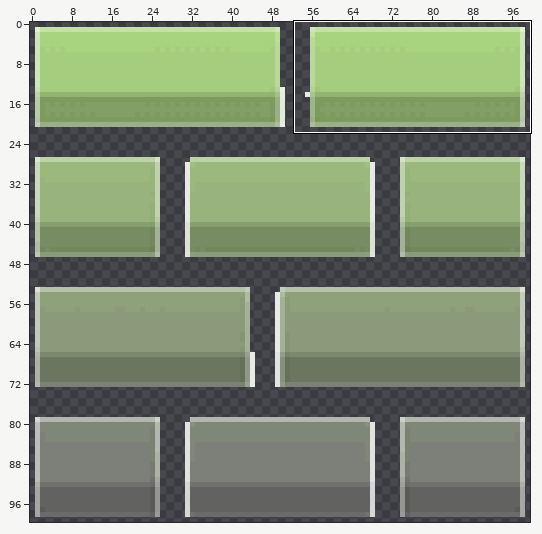
A sprite sheet gets an edit: images/icon_wall_defend.png. The first picture is a wide view before the edit; the outline marks the close-up.
Close-up. First the earlier version:
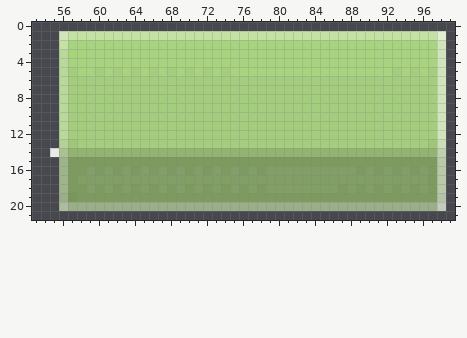
The file is 100x100 pixels. Colours within 5 levels of each other are drawn and written as one. Shown: x 53..99, y 0..21. The commit also changed other parts of the picture, which this record leaves out.
The same view after the edit:
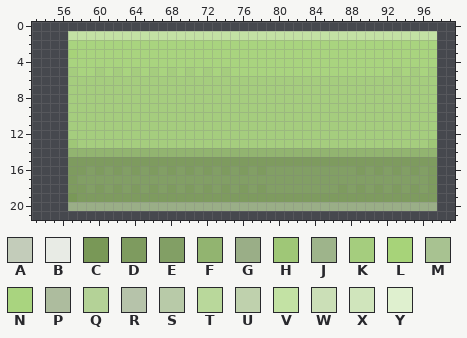
Palette (. is transparent): A #c3ccba  B #e8ebe5  C #799857  D #7e9b5f  E #829f65  F #92b470  G #9aae87  H #9fc777  J #9eb48b  K #a5cd7e  L #a7d379  M #a8c291  N #a9d47f  P #adbc9e  Q #b4d297  R #b6c3aa  S #b8caa8  T #b9d89b  U #bfd1ad  V #c3e2a4  W #cbdfb7  X #d0e5bc  Y #dff0cf
Diff:
@@ x 53..99 @@
  0 ...............................................
- 1 ...XVVVVVVVVVVVVVVVVVVVVVVVVVVVVVVVVVVVVVVVVVY.
- 2 ...VNNNNNNNNNNNNNNNNNNNNNNNNNNNNNNNNNNNNNNNNNX.
- 3 ...TLNNNNNNNNNNNNNNNNNNNNNNNNNNNNNNNNNNNNNNNNX.
- 4 ...TNNNNNNNNNNNNNNNNNNNNNNNNNNNNNNNNNNNNNNNNNX.
- 5 ...TKNNKNKNKNKNKNKNKNKNNNNNNNNNNNNNNNNNNKNKNKX.
- 6 ...TKKKKKKKKKKKKKKKKKKKKKKKKKKKKKKKKKKKKKKKKKX.
- 7 ...TKKKKKKKKKKKKKKKKKKKKKKKKKKKKKKKKKKKKKKKKKX.
- 8 ...TKKKKKKKKKKKKKKKKKKKKKKKKKKKKKKKKKKKKKKKKKX.
- 9 ...TKKKKKKKKKKKKKKKKKKKKKKKKKKKKKKKKKKKKKKKKKX.
-10 ...TKKKKKKKKKKKKKKKKKKKKKKKKKKKKKKKKKKKKKKKKKX.
-11 ...TKKKKKKKKKKKKKKKKKKKKKKKKKKKKKKKKKKKKKKKKKX.
-12 ...TKKKKKKKKKKKKKKKKKKKKKKKKKKKKKKKKKKKKKKKKKX.
-13 ...QHKKKKKKKKKKKKKKKKKKKKKKKKKKKKKKKKKKKKKKKHW.
-14 ..BMFFFFFFFFFFFFFFFFFFFFFFFFFFFFFFFFFFFFFFFFFU.
-15 ...JDDDDDDDDDDDDDDDDDDDDDDDDDDDDDDDDDDDDDDDDDS.
-16 ...JDDEDEDEDEDEDEDEDEDEDEDEEEEEEEEEEDEDEDEDEDS.
-17 ...JDEEEEEEEEEEEEEEEEEEEEEEEEEEEEEEEEEEEEEEEDS.
-18 ...JDDEDEDEDEDEDEDEDEDEDEDEEEEEEEEDEDEDEDEDEDS.
-19 ...GCDDDDDDDDDDDDDDDDDDDDDDDDDDDDDDDDDDDDDDDDR.
-20 ...PGGGGGGGGGGGGGGGGGGGGGGGGGGGGGGGGGGGGGGGGGA.
+ 1 ....VVVVVVVVVVVVVVVVVVVVVVVVVVVVVVVVVVVVVVVVV..
+ 2 ....NNNNNNNNNNNNNNNNNNNNNNNNNNNNNNNNNNNNNNNNN..
+ 3 ....LNNNNNNNNNNNNNNNNNNNNNNNNNNNNNNNNNNNNNNNN..
+ 4 ....NNNNNNNNNNNNNNNNNNNNNNNNNNNNNNNNNNNNNNNNN..
+ 5 ....KNNKNKNKNKNKNKNKNKNNNNNNNNNNNNNNNNNNKNKNK..
+ 6 ....KKKKKKKKKKKKKKKKKKKKKKKKKKKKKKKKKKKKKKKKK..
+ 7 ....KKKKKKKKKKKKKKKKKKKKKKKKKKKKKKKKKKKKKKKKK..
+ 8 ....KKKKKKKKKKKKKKKKKKKKKKKKKKKKKKKKKKKKKKKKK..
+ 9 ....KKKKKKKKKKKKKKKKKKKKKKKKKKKKKKKKKKKKKKKKK..
+10 ....KKKKKKKKKKKKKKKKKKKKKKKKKKKKKKKKKKKKKKKKK..
+11 ....KKKKKKKKKKKKKKKKKKKKKKKKKKKKKKKKKKKKKKKKK..
+12 ....KKKKKKKKKKKKKKKKKKKKKKKKKKKKKKKKKKKKKKKKK..
+13 ....HKKKKKKKKKKKKKKKKKKKKKKKKKKKKKKKKKKKKKKKH..
+14 ....FFFFFFFFFFFFFFFFFFFFFFFFFFFFFFFFFFFFFFFFF..
+15 ....DDDDDDDDDDDDDDDDDDDDDDDDDDDDDDDDDDDDDDDDD..
+16 ....DDEDEDEDEDEDEDEDEDEDEDEEEEEEEEEEDEDEDEDED..
+17 ....DEEEEEEEEEEEEEEEEEEEEEEEEEEEEEEEEEEEEEEED..
+18 ....DDEDEDEDEDEDEDEDEDEDEDEEEEEEEEDEDEDEDEDED..
+19 ....CDDDDDDDDDDDDDDDDDDDDDDDDDDDDDDDDDDDDDDDD..
+20 ....GGGGGGGGGGGGGGGGGGGGGGGGGGGGGGGGGGGGGGGGG..
 21 ...............................................
Where, in picture pixels (left, top, right, bottom), the same in both close-ups:
erased: (50, 31, 68, 211)
erased: (437, 31, 446, 211)
